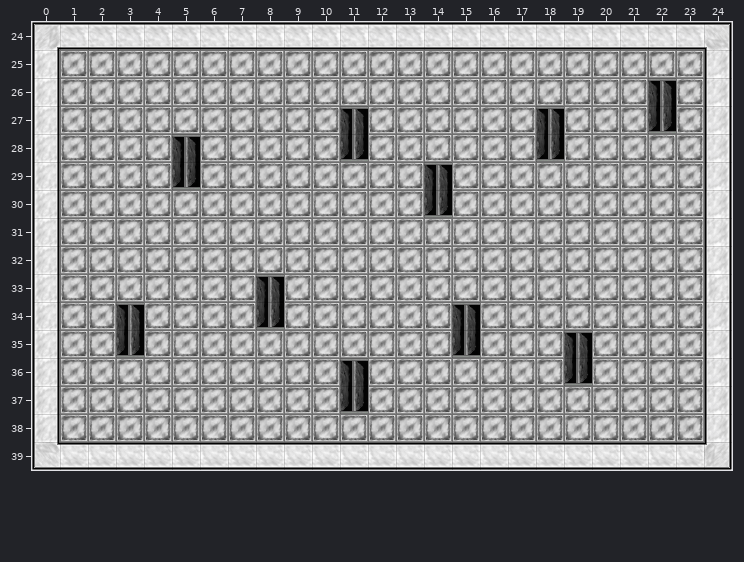
One commit to this Tiled map: assets/tilemaps/lvl4.tmx. This is how it looked before the edit.
Cells are 32x32 px. Shown: x 0..24, y 24..39.
The result:
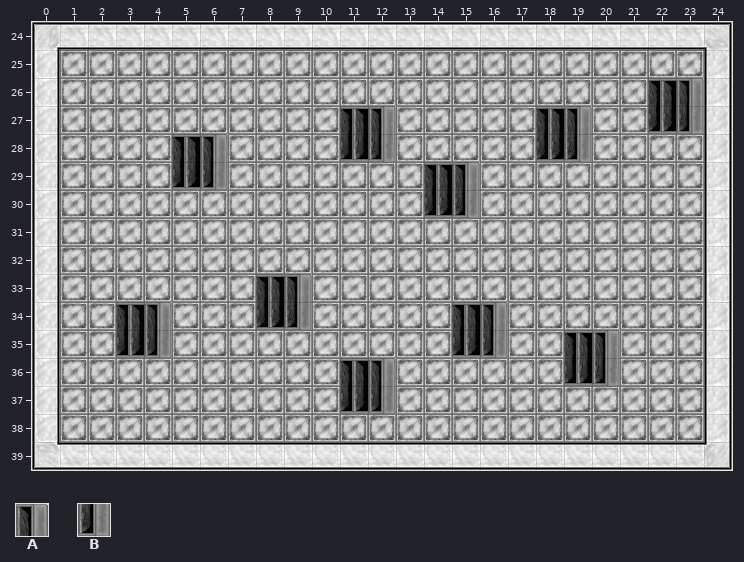
Key: from "newTileset": A 3 turned 90, B 4 turned 90.
_ is an empty cell.
Tiles of an added or newly shown layer are drawn over the layers below it.
What changed:
Layer "Above Player" (now shown):
Tile A now appears in row 26 at x 23; in row 27 at x 12 and 19; in row 28 at x 6; in row 29 at x 15; in row 33 at x 9; in row 34 at x 4 and 16.
Tile A now appears in row 35 at x 20; in row 36 at x 12.
Tile B now appears in row 27 at x 23; in row 28 at x 12 and 19; in row 29 at x 6; in row 30 at x 15; in row 34 at x 9; in row 35 at x 4 and 16.
Tile B now appears in row 36 at x 20; in row 37 at x 12.
